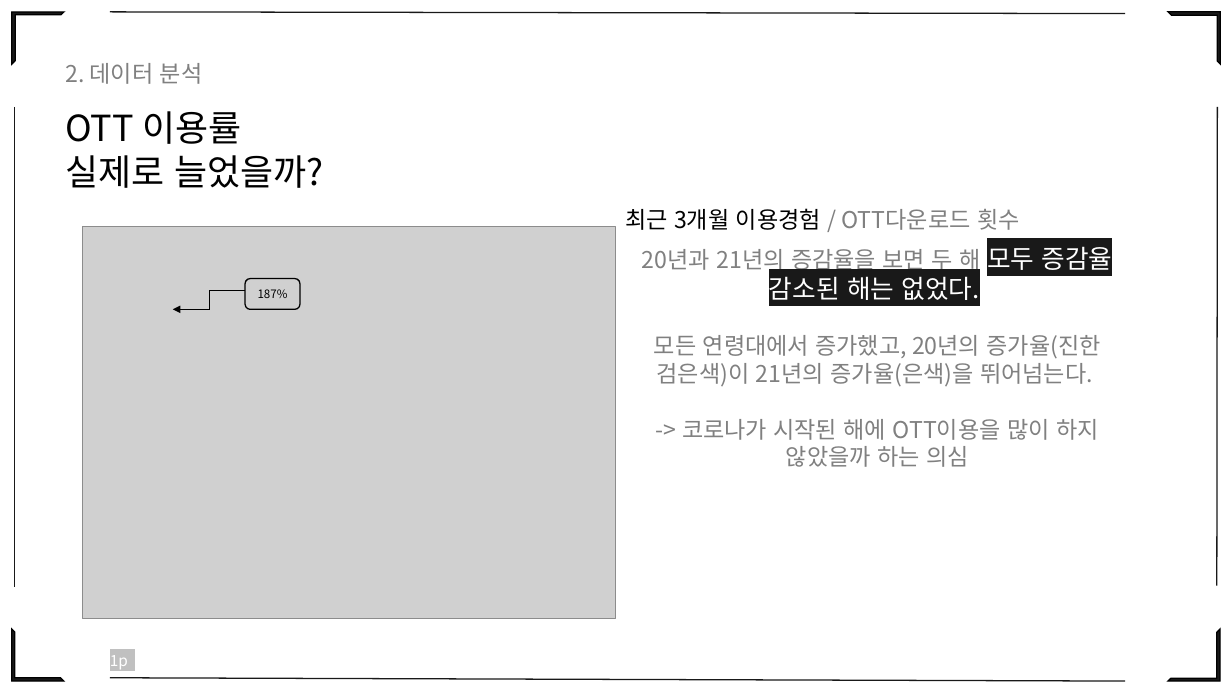
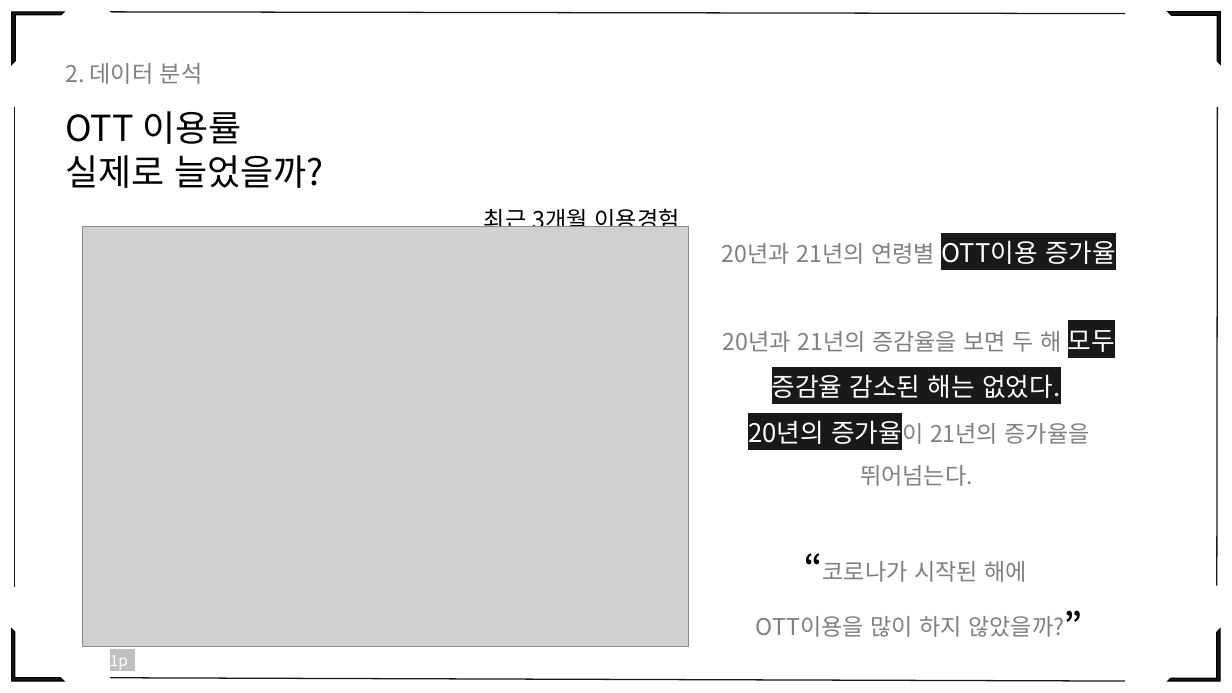
Before and after one commit to eesomin/midproject, a slide deck: slide 10 of jdh1/PPT_0_TEAM2.pptx. Drawn at 1232x693 pixels with LibreOffice and Linux fonts; fonts in the diff are those of the drawing; grey boxes stand for pictures. Boxes give left, top, right and bottom in pixels: in the first picture for what was removed or moved away, otherwise in the second. Text is boxed around its words. In the diff, an @@ line names an element or a change of style, - is before the commit and + after.

```diff
--- a/jdh1/PPT_0_TEAM2.pptx
+++ b/jdh1/PPT_0_TEAM2.pptx
@@ text at (x1=484, y1=208, x2=680, y2=233): text changed; text colour #808080 to #000000 @@
-최근 3개월 이용경험 / OTT다운로드 횟수
+최근 3개월 이용경험
@@ picture resized from (x1=83, y1=226, x2=616, y2=618) to (x1=83, y1=226, x2=689, y2=647) @@
@@ text "20년과 21년의 연령별 OTT이용 증가율" moved from (x1=642, y1=241, x2=1113, y2=467) to (x1=722, y1=240, x2=1116, y2=637) @@
@@ text at (x1=722, y1=240, x2=1116, y2=264): paragraph added @@
+20년과 21년의 연령별 OTT이용 증가율
@@ elbow arrow removed from (245, 290) to (173, 310) @@
@@ rounded rectangle removed at (x1=245, y1=278, x2=299, y2=309) @@
-187%
@@ text at (x1=723, y1=330, x2=1115, y2=398): line spacing 1 to 1.5 @@
@@ text at (x1=748, y1=420, x2=1090, y2=637): text changed @@
-모든 연령대에서 증가했고, 20년의 증가율(진한 검은색)이 21년의 증가율(은색)을 뛰어넘는다.
--> 코로나가 시작된 해에 OTT이용을 많이 하지 않았을까 하는 의심
+20년의 증가율이 21년의 증가율을 뛰어넘는다.
+“코로나가 시작된 해에
+OTT이용을 많이 하지 않았을까?”
```
Also in this commit, not shown: 37 other slides changed, 6 slides added, 3 slides removed, 1 other file.
